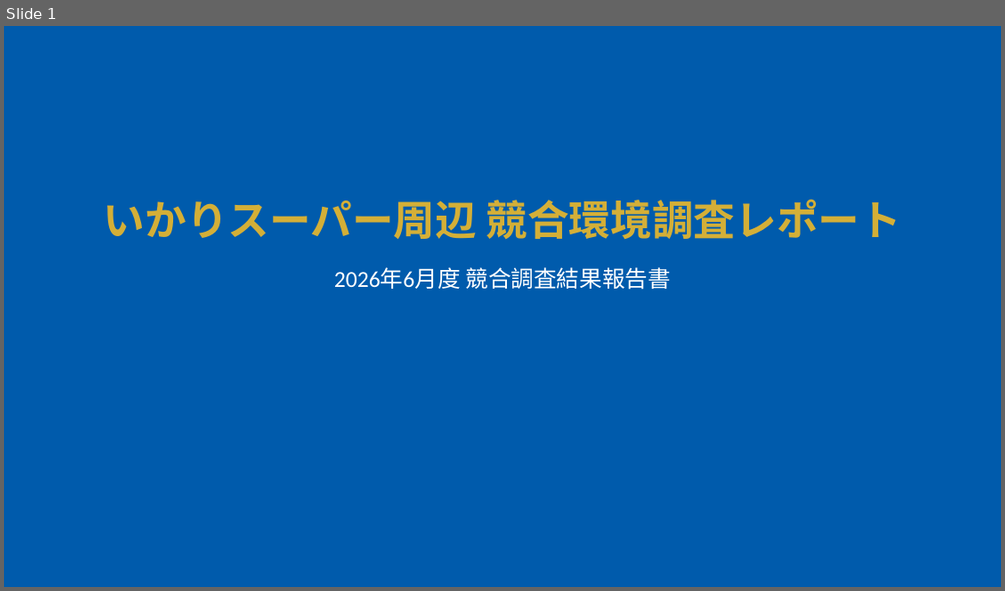
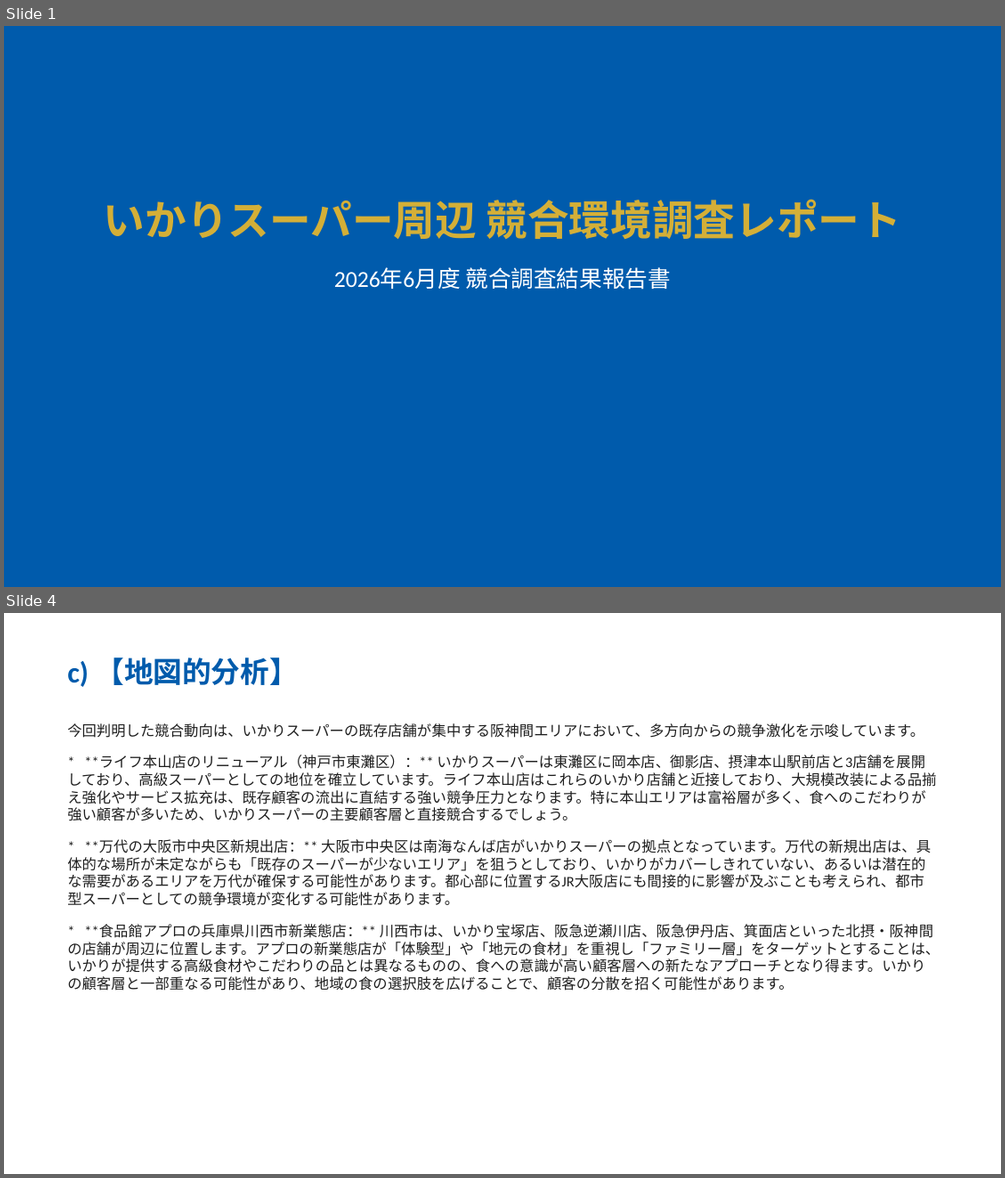
Before and after one commit to yutatbgt-bit/Competitive-research, a slide deck: report/2026_06_28_competitive_report_no_limit.pptx. Shown one above the other, each under a label of ours: slide 1 before the commit, slides 1 and 4 after it; the slides between them are not shown. The pictures are 1005x591 and 1005x1178 pixels, drawn with LibreOffice and Linux fonts; fonts in the diff are those of the drawing. Boxes give left, top, right and bottom in pixels: in the first picture for what was removed or moved away, otherwise in the second. Text is boxed around its words. In the diff, an @@ line names an element or a change of style, - is before the commit and + after.

```diff
--- a/report/2026_06_28_competitive_report_no_limit.pptx
+++ b/report/2026_06_28_competitive_report_no_limit.pptx
@@ slide 4 added at bbox=[4, 613, 1001, 1174], background #FFFFFF @@
@@ text added at bbox=[67, 657, 298, 687], 28 pt, text #005BAC, bold @@
+c) 【地図的分析】
@@ text added at bbox=[67, 723, 939, 990], 14 pt, text #1E1E1E @@
+今回判明した競合動向は、いかりスーパーの既存店舗が集中する阪神間エリアにおいて、多方向からの競争激化を示唆しています。
+* **ライフ本山店のリニューアル（神戸市東灘区）：** いかりスーパーは東灘区に岡本店、御影店、摂津本山駅前店と3店舗を展開しており、高級スーパーとしての地位を確立しています。ライフ本山店はこれらのいかり店舗と近接しており、大規模改装による品揃え強化やサービス拡充は、既存顧客の流出に直結する強い競争圧力となります。特に本山エリアは富裕層が多く、食へのこだわりが強い顧客が多いため、いかりスーパーの主要顧客層と直接競合するでしょう。
+* **万代の大阪市中央区新規出店：** 大阪市中央区は南海なんば店がいかりスーパーの拠点となっています。万代の新規出店は、具体的な場所が未定ながらも「既存のスーパーが少ないエリア」を狙うとしており、いかりがカバーしきれていない、あるいは潜在的な需要があるエリアを万代が確保する可能性があります。都心部に位置するJR大阪店にも間接的に影響が及ぶことも考えられ、都市型スーパーとしての競争環境が変化する可能性があります。
+* **食品館アプロの兵庫県川西市新業態店：** 川西市は、いかり宝塚店、阪急逆瀬川店、阪急伊丹店、箕面店といった北摂・阪神間の店舗が周辺に位置します。アプロの新業態店が「体験型」や「地元の食材」を重視し「ファミリー層」をターゲットとすることは、いかりが提供する高級食材やこだわりの品とは異なるものの、食への意識が高い顧客層への新たなアプローチとなり得ます。いかりの顧客層と一部重なる可能性があり、地域の食の選択肢を広げることで、顧客の分散を招く可能性があります。
```
Also in this commit, not shown: 5 other slides added, 1 slide removed, 4 other files.
